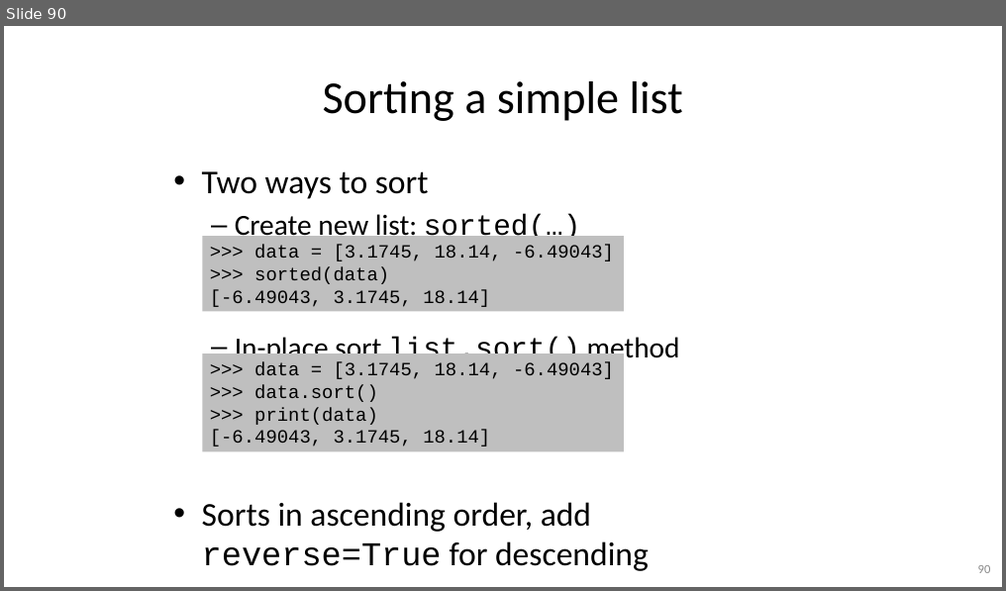
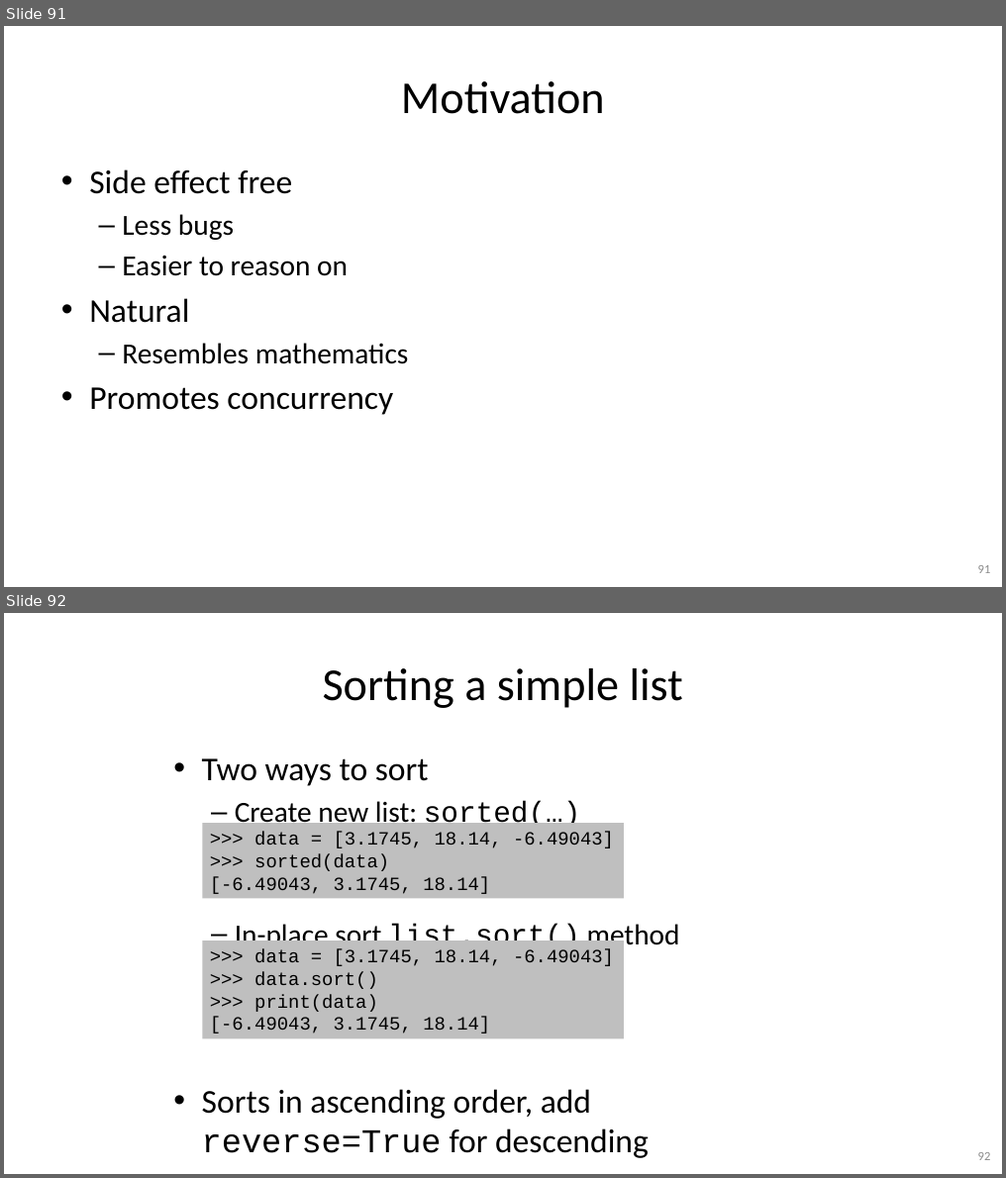
Before and after one commit to gjbex/Python-software-engineering, a slide deck: python_software_engineering.pptx. Shown one above the other, each under a label of ours: slide 90 before the commit, slides 91 and 92 after it. The pictures are 1006x591 and 1006x1178 pixels, drawn with LibreOffice and Linux fonts; fonts in the diff are those of the drawing. Boxes give left, top, right and bottom in pixels: in the first picture for what was removed or moved away, otherwise in the second. Text is boxed around its words. In the diff, an @@ line names an element or a change of style, - is before the commit and + after.

Commit message:
Add motivation slides for OO and functional programming

```diff
--- a/python_software_engineering.pptx
+++ b/python_software_engineering.pptx
@@ slide 91 added at box(4, 26, 1002, 587), background #FFFFFF @@
@@ title added at box(401, 81, 605, 114), 44 pt, text #000000 @@
+Motivation
@@ text added at box(89, 170, 409, 415), 28 pt, text #000000 @@
+• Side effect free
+  – Less bugs
+  – Easier to reason on
+• Natural
+  – Resembles mathematics
+• Promotes concurrency
@@ page number added at box(978, 566, 991, 573), 12 pt, text #8C8C8C @@
+91
@@ what was slide 90 is now slide 92 @@
@@ page number at box(978, 1153, 991, 1160): text changed @@
-90
+92
```
Also in this commit, not shown: 4 slides changed, 1 other slide added.
